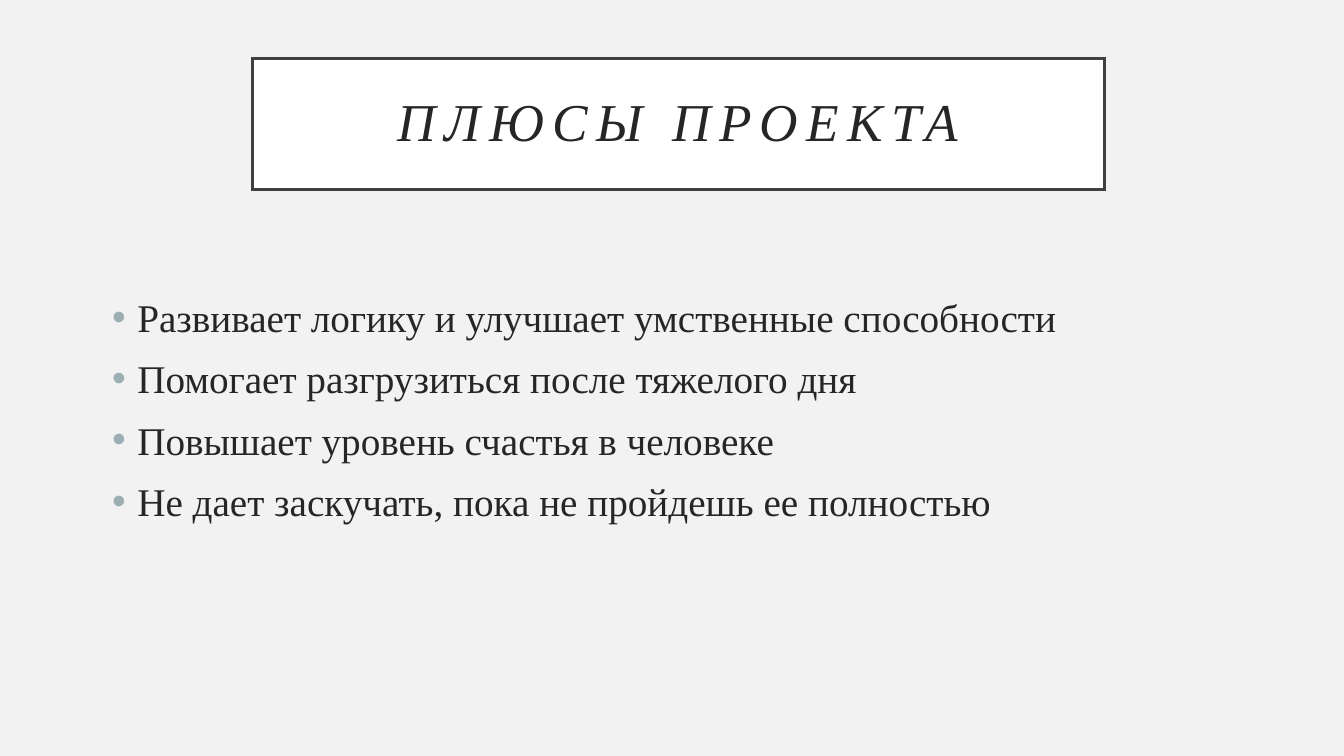
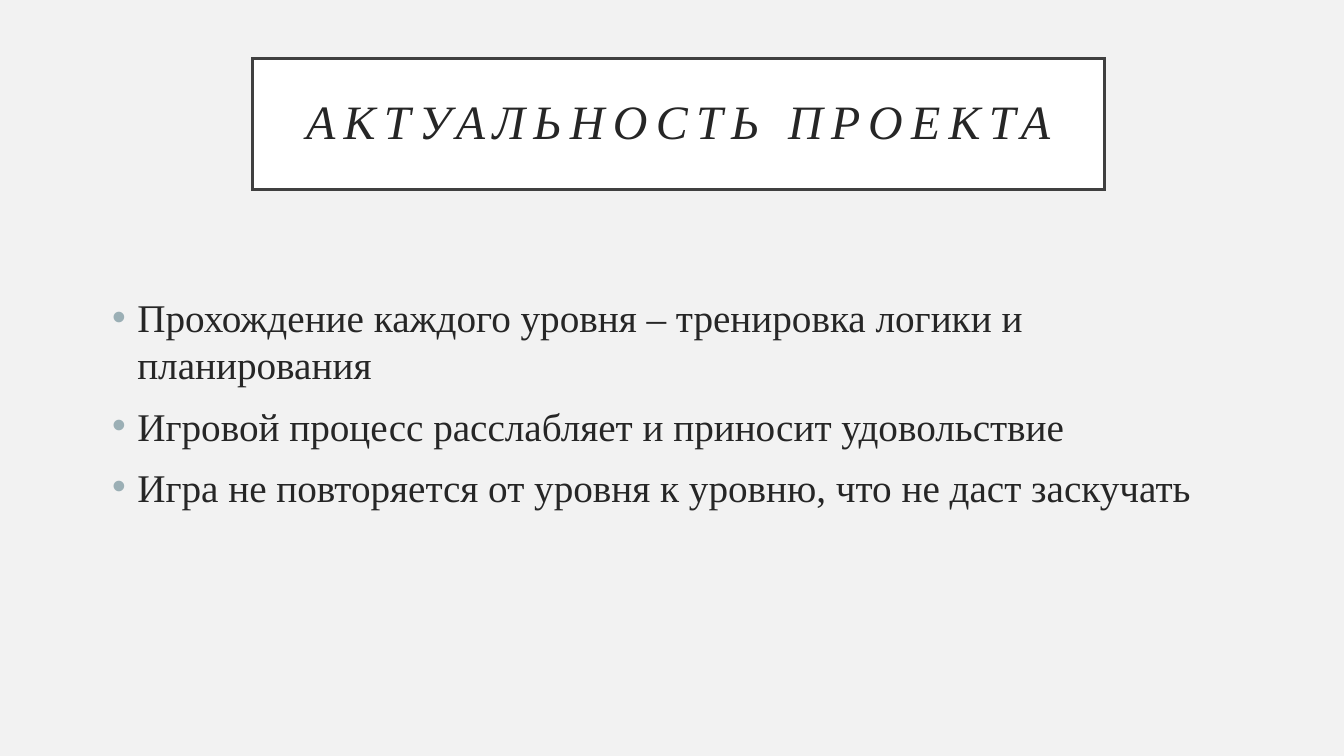
Before and after one commit to M1shgan48/pygame, a slide deck: slide 3 of презентация_pygame.pptx (slide 2 before the commit). Drawn at 1344x756 pixels with LibreOffice and Linux fonts; fonts in the diff are those of the drawing. Boxes give left, top, right and bottom in pixels: in the first picture for what was removed or moved away, otherwise in the second. Text is boxed around its words. In the diff, an @@ line names an element or a change of style, - is before the commit and + after.

```diff
--- a/презентация_pygame.pptx
+++ b/презентация_pygame.pptx
@@ title at (252, 58, 1104, 190): text changed; size 38 to 34.2 pt @@
-ПЛЮСЫ ПРОЕКТА
+АКТУАЛЬНОСТЬ ПРОЕКТА
@@ text at (137, 306, 1190, 509): text changed @@
-• Развивает логику и улучшает умственные способности
-• Помогает разгрузиться после тяжелого дня
-• Повышает уровень счастья в человеке
-• Не дает заскучать, пока не пройдешь ее полностью
+• Прохождение каждого уровня – тренировка логики и планирования
+• Игровой процесс расслабляет и приносит удовольствие
+• Игра не повторяется от уровня к уровню, что не даст заскучать
```
Also in this commit, not shown: 2 other slides changed, 4 slides added, 1 slide removed, 1 other file.
